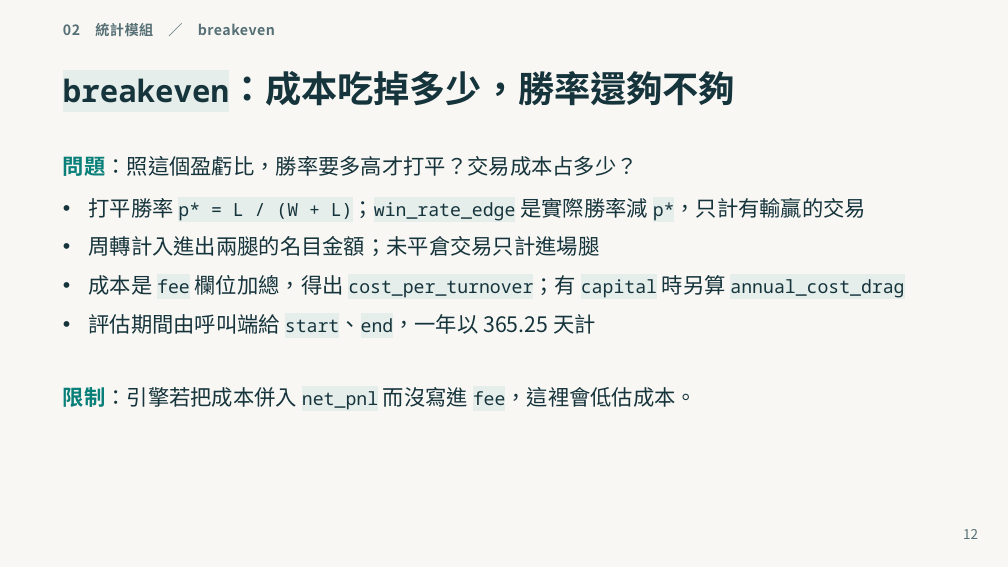
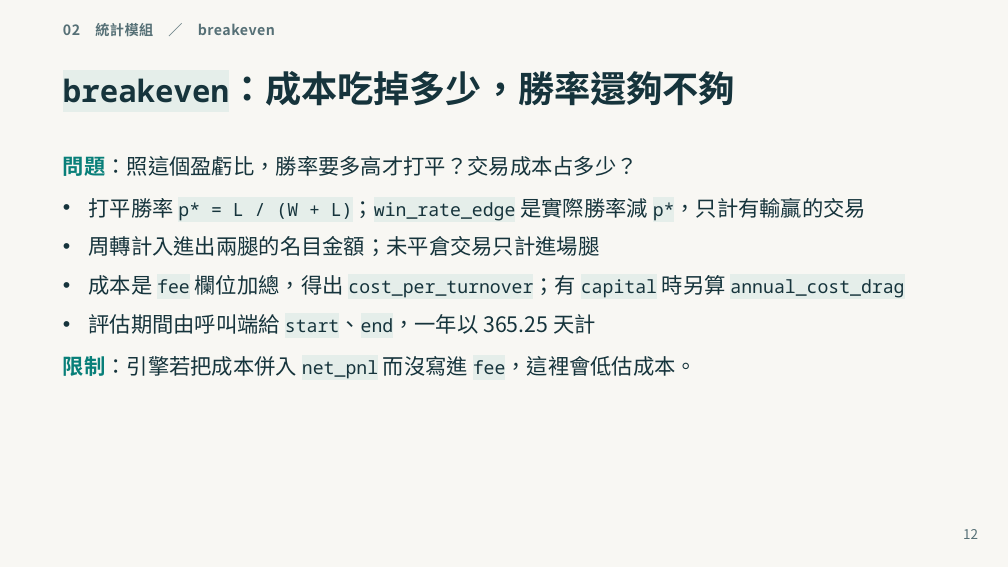
Before and after one commit to cklivse/tradingdev, a slide deck: slide 12 of talks/statistics-module/statistics-module.pptx. Drawn at 1008x567 pixels with LibreOffice and Linux fonts; fonts in the diff are those of the drawing. Boxes give left, top, right and bottom in pixels: in the first picture for what was removed or moved away, otherwise in the second. Text is boxed around its words. In the diff, an @@ line names an element or a change of style, - is before the commit and + after.

```diff
--- a/talks/statistics-module/statistics-module.pptx
+++ b/talks/statistics-module/statistics-module.pptx
@@ text "限制：引擎若把成本併入 net_pnl 而沒寫進 fee，這裡會低估成本。": place and size @@
-text "限制：引擎若把成本併入 net_pnl 而沒寫進 fee，這裡會低估成本。" at <box>63,387,698,410</box>
+text "限制：引擎若把成本併入 net_pnl 而沒寫進 fee，這裡會低估成本。" at <box>63,356,698,379</box>
```
Also in this commit, not shown: 3 other slides changed, 5 other files.
